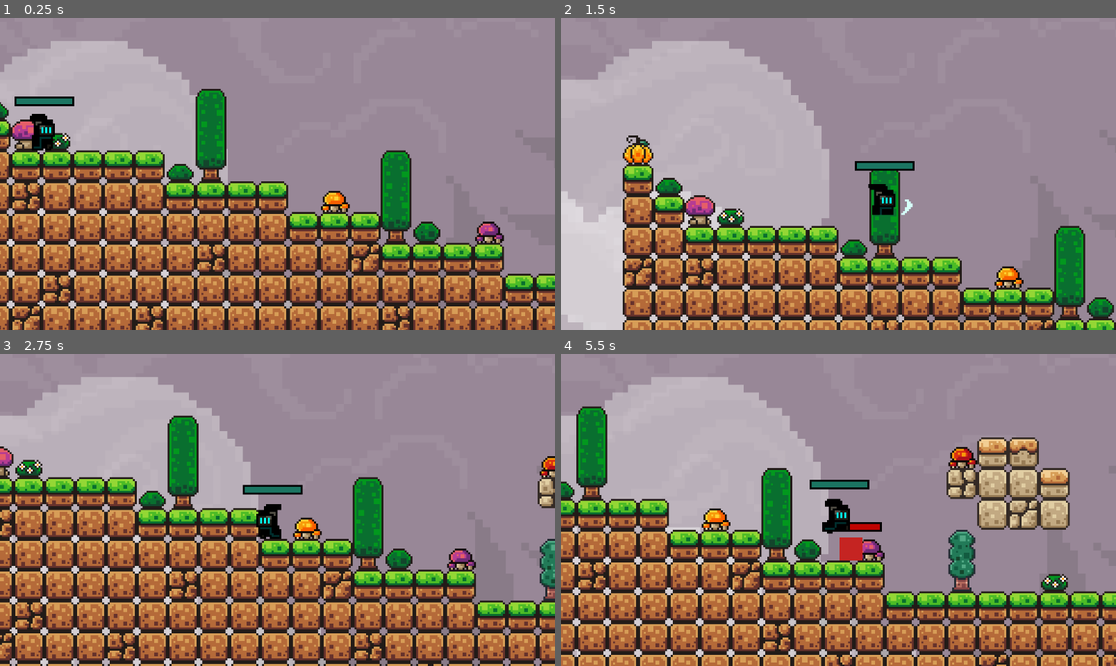
Above: before the commit, frames 1-4 (two rows, left to right).
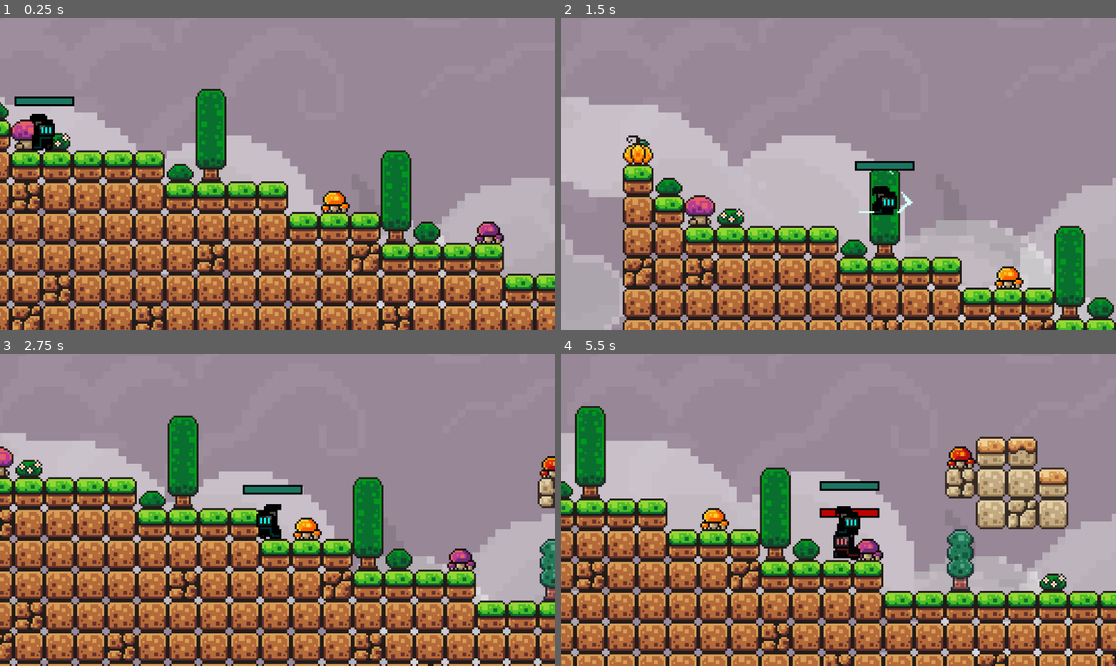
Above: after the commit, the same moments.

Repository: dhyannjh/Phasefall
Game: Godot game, scene res://Scenes/main.tscn
The game is run twice, just before and just after one commit, with the same random seed, the same clock (stepped at 60 frames per second) and the same inputs.
Inputs (mouse positions are in pixels of both pictures, inside the frame that each line leads up to):
- Up to frame 1 (0.25 s): no input
- Up to frame 2 (1.5 s): move the mouse to (960, 158) at 0.52 s; hold D (move_right) from 0.53 s (still down); tap Up (jump) at 0.6, 0.77, 1.07 s; move the mouse to (727, 189) at 1.27 s; click (727, 189) at 1.35 s
- Up to frame 3 (2.75 s): tap Up (jump) at 1.52, 1.55, 1.82, 2.1 s; move the mouse to (333, 441) at 2.02 s; release D (move_right) at 2.03 s; hold Left (move_left) from 2.03 s (still down)
- Up to frame 4 (5.5 s): move the mouse to (810, 572) at 2.77 s; release Left (move_left) at 2.78 s; hold D (move_right) 2.78-4.28 s; click (810, 572) at 2.85 s; tap Up (jump) at 3.02, 3.05, 3.32, 3.6, 3.77, 4.07, 4.52, 4.55, 4.82, 5.1 s; move the mouse to (1005, 556) at 3.52 s; move the mouse to (672, 463) at 4.27 s; hold Left (move_left) 4.28-5.03 s; click (672, 463) at 4.35 s; move the mouse to (866, 510) at 5.02 s; hold D (move_right) from 5.03 s (still down)

The runs differ from the first frame. In frame 1, 15% of the frame differs, in the area x 0-100%, y 7-94%; in frame 2, 25%; in frame 3, 14%; in frame 4, 36%, in the area x 0-100%, y 7-100%.

Commit message:
Added enemy animations and enemy and player arial attack animation. also tweaked cloud postions a bit, 02-05-2026

Diff:
--- a/Scenes/backgroundScenes/back_ground.tscn
+++ b/Scenes/backgroundScenes/back_ground.tscn
@@ -19,6 +19,7 @@
 
 [node name="PLFarthest" type="ParallaxLayer" parent="ParallaxBackground" unique_id=747563972]
 z_index = 1
+position = Vector2(-749, -29)
 motion_scale = Vector2(0.1, 0)
 motion_mirroring = Vector2(1648, 0)
 
@@ -36,7 +37,7 @@
 
 [node name="PLFarthest2" type="ParallaxLayer" parent="ParallaxBackground" unique_id=561457527]
 z_index = 1
-position = Vector2(-381, 213)
+position = Vector2(-1130, 184)
 motion_scale = Vector2(0.1, 0)
 motion_mirroring = Vector2(1648, 0)
 
@@ -54,6 +55,7 @@
 
 [node name="PLMid" type="ParallaxLayer" parent="ParallaxBackground" unique_id=1840582776]
 z_index = 2
+position = Vector2(-749, -29)
 motion_scale = Vector2(0.2, 0)
 motion_mirroring = Vector2(1320, 0)
 
@@ -69,10 +71,3 @@
 [node name="cloud4" parent="ParallaxBackground/PLMid/clouds" unique_id=319313277 instance=ExtResource("4_tebfe")]
 position = Vector2(1253.3333, 16600000)
 scale = Vector2(3.3333328, 100000)
-
-[node name="ColorRect" type="ColorRect" parent="ParallaxBackground/PLMid" unique_id=323987371]
-offset_left = -12.0
-offset_top = 248.0
-offset_right = 580.0
-offset_bottom = 249.0
-color = Color(0, 0, 0, 1)
--- a/Scenes/enemy.tscn
+++ b/Scenes/enemy.tscn
@@ -2,12 +2,243 @@
 
 [ext_resource type="Script" uid="uid://dlog6w20dbesb" path="res://Scripts/enemy/enemy.gd" id="1_hghv2"]
 [ext_resource type="PackedScene" uid="uid://dxsf5wl6qsedl" path="res://Scenes/damage_hitbox.tscn" id="2_1f0kj"]
+[ext_resource type="Texture2D" uid="uid://dyvnhrtx1iqji" path="res://Assets/Player and enemy/EnemySpriteSheet1.png" id="2_287tu"]
+[ext_resource type="Texture2D" uid="uid://b5sabkc6peil4" path="res://Assets/Player and enemy/PlayerAndEnemyBasicAtteck2.png" id="2_0830c"]
 [ext_resource type="Script" uid="uid://di4pqdei5ps6h" path="res://Scripts/enemy/enemy_ai.gd" id="3_afpow"]
 
-[sub_resource type="CanvasTexture" id="CanvasTexture_hghv2"]
-
-[sub_resource type="RectangleShape2D" id="RectangleShape2D_ne65n"]
-size = Vector2(12, 12)
+[sub_resource type="AtlasTexture" id="AtlasTexture_8uf12"]
+atlas = ExtResource("2_0830c")
+region = Rect2(144, 144, 48, 48)
+
+[sub_resource type="AtlasTexture" id="AtlasTexture_po0sg"]
+atlas = ExtResource("2_0830c")
+region = Rect2(96, 144, 48, 48)
+
+[sub_resource type="AtlasTexture" id="AtlasTexture_haro7"]
+atlas = ExtResource("2_0830c")
+region = Rect2(48, 144, 48, 48)
+
+[sub_resource type="AtlasTexture" id="AtlasTexture_56vhr"]
+atlas = ExtResource("2_0830c")
+region = Rect2(0, 144, 48, 48)
+
+[sub_resource type="AtlasTexture" id="AtlasTexture_ta2yt"]
+atlas = ExtResource("2_0830c")
+region = Rect2(144, 48, 48, 48)
+
+[sub_resource type="AtlasTexture" id="AtlasTexture_m4x7e"]
+atlas = ExtResource("2_0830c")
+region = Rect2(96, 48, 48, 48)
+
+[sub_resource type="AtlasTexture" id="AtlasTexture_vt4ob"]
+atlas = ExtResource("2_0830c")
+region = Rect2(48, 48, 48, 48)
+
+[sub_resource type="AtlasTexture" id="AtlasTexture_hgeoe"]
+atlas = ExtResource("2_0830c")
+region = Rect2(0, 48, 48, 48)
+
+[sub_resource type="AtlasTexture" id="AtlasTexture_0830c"]
+atlas = ExtResource("2_287tu")
+region = Rect2(0, 0, 16, 32)
+
+[sub_resource type="AtlasTexture" id="AtlasTexture_ghaa6"]
+atlas = ExtResource("2_287tu")
+region = Rect2(32, 0, 16, 32)
+
+[sub_resource type="AtlasTexture" id="AtlasTexture_1dp5w"]
+atlas = ExtResource("2_287tu")
+region = Rect2(64, 0, 16, 32)
+
+[sub_resource type="AtlasTexture" id="AtlasTexture_auwsv"]
+atlas = ExtResource("2_287tu")
+region = Rect2(96, 0, 16, 32)
+
+[sub_resource type="AtlasTexture" id="AtlasTexture_tk7xo"]
+atlas = ExtResource("2_287tu")
+region = Rect2(192, 160, 16, 32)
+
+[sub_resource type="AtlasTexture" id="AtlasTexture_scl1n"]
+atlas = ExtResource("2_287tu")
+region = Rect2(0, 64, 16, 32)
+
+[sub_resource type="AtlasTexture" id="AtlasTexture_dhkrs"]
+atlas = ExtResource("2_287tu")
+region = Rect2(32, 64, 16, 32)
+
+[sub_resource type="AtlasTexture" id="AtlasTexture_5xdhn"]
+atlas = ExtResource("2_287tu")
+region = Rect2(64, 64, 16, 32)
+
+[sub_resource type="AtlasTexture" id="AtlasTexture_4jyny"]
+atlas = ExtResource("2_287tu")
+region = Rect2(96, 64, 16, 32)
+
+[sub_resource type="AtlasTexture" id="AtlasTexture_vh8xy"]
+atlas = ExtResource("2_287tu")
+region = Rect2(128, 64, 16, 32)
+
+[sub_resource type="AtlasTexture" id="AtlasTexture_qjcj6"]
+atlas = ExtResource("2_287tu")
+region = Rect2(160, 64, 16, 32)
+
+[sub_resource type="AtlasTexture" id="AtlasTexture_4ycey"]
+atlas = ExtResource("2_287tu")
+region = Rect2(192, 64, 16, 32)
+
+[sub_resource type="AtlasTexture" id="AtlasTexture_8cim4"]
+atlas = ExtResource("2_287tu")
+region = Rect2(224, 64, 16, 32)
+
+[sub_resource type="AtlasTexture" id="AtlasTexture_7x82w"]
+atlas = ExtResource("2_287tu")
+region = Rect2(0, 96, 16, 32)
+
+[sub_resource type="AtlasTexture" id="AtlasTexture_iatxd"]
+atlas = ExtResource("2_287tu")
+region = Rect2(32, 96, 16, 32)
+
+[sub_resource type="AtlasTexture" id="AtlasTexture_qqxsh"]
+atlas = ExtResource("2_287tu")
+region = Rect2(64, 96, 16, 32)
+
+[sub_resource type="AtlasTexture" id="AtlasTexture_0whn2"]
+atlas = ExtResource("2_287tu")
+region = Rect2(96, 96, 16, 32)
+
+[sub_resource type="AtlasTexture" id="AtlasTexture_bx1xr"]
+atlas = ExtResource("2_287tu")
+region = Rect2(128, 96, 16, 32)
+
+[sub_resource type="AtlasTexture" id="AtlasTexture_n85mp"]
+atlas = ExtResource("2_287tu")
+region = Rect2(160, 96, 16, 32)
+
+[sub_resource type="AtlasTexture" id="AtlasTexture_nxecp"]
+atlas = ExtResource("2_287tu")
+region = Rect2(192, 96, 16, 32)
+
+[sub_resource type="AtlasTexture" id="AtlasTexture_6jaer"]
+atlas = ExtResource("2_287tu")
+region = Rect2(224, 96, 16, 32)
+
+[sub_resource type="SpriteFrames" id="SpriteFrames_8uf12"]
+animations = [{
+"frames": [{
+"duration": 1.0,
+"texture": SubResource("AtlasTexture_8uf12")
+}, {
+"duration": 1.0,
+"texture": SubResource("AtlasTexture_po0sg")
+}, {
+"duration": 1.0,
+"texture": SubResource("AtlasTexture_haro7")
+}, {
+"duration": 1.0,
+"texture": SubResource("AtlasTexture_56vhr")
+}],
+"loop": false,
+"name": &"basic_attack_arial",
+"speed": 12.0
+}, {
+"frames": [{
+"duration": 1.0,
+"texture": SubResource("AtlasTexture_ta2yt")
+}, {
+"duration": 1.0,
+"texture": SubResource("AtlasTexture_m4x7e")
+}, {
+"duration": 1.0,
+"texture": SubResource("AtlasTexture_vt4ob")
+}, {
+"duration": 1.0,
+"texture": SubResource("AtlasTexture_hgeoe")
+}],
+"loop": false,
+"name": &"basic_attack_grounded",
+"speed": 12.0
+}, {
+"frames": [{
+"duration": 1.0,
+"texture": SubResource("AtlasTexture_0830c")
+}, {
+"duration": 1.0,
+"texture": SubResource("AtlasTexture_ghaa6")
+}, {
+"duration": 1.0,
+"texture": SubResource("AtlasTexture_1dp5w")
+}, {
+"duration": 1.0,
+"texture": SubResource("AtlasTexture_auwsv")
+}],
+"loop": true,
+"name": &"idle",
+"speed": 5.0
+}, {
+"frames": [{
+"duration": 1.0,
+"texture": SubResource("AtlasTexture_tk7xo")
+}],
+"loop": true,
+"name": &"jump",
+"speed": 5.0
+}, {
+"frames": [{
+"duration": 1.0,
+"texture": SubResource("AtlasTexture_scl1n")
+}, {
+"duration": 1.0,
+"texture": SubResource("AtlasTexture_dhkrs")
+}, {
+"duration": 1.0,
+"texture": SubResource("AtlasTexture_5xdhn")
+}, {
+"duration": 1.0,
+"texture": SubResource("AtlasTexture_4jyny")
+}, {
+"duration": 1.0,
+"texture": SubResource("AtlasTexture_vh8xy")
+}, {
+"duration": 1.0,
+"texture": SubResource("AtlasTexture_qjcj6")
+}, {
+"duration": 1.0,
+"texture": SubResource("AtlasTexture_4ycey")
+}, {
+"duration": 1.0,
+"texture": SubResource("AtlasTexture_8cim4")
+}, {
+"duration": 1.0,
+"texture": SubResource("AtlasTexture_7x82w")
+}, {
+"duration": 1.0,
+"texture": SubResource("AtlasTexture_iatxd")
+}, {
+"duration": 1.0,
+"texture": SubResource("AtlasTexture_qqxsh")
+}, {
+"duration": 1.0,
+"texture": SubResource("AtlasTexture_0whn2")
+}, {
+"duration": 1.0,
+"texture": SubResource("AtlasTexture_bx1xr")
+}, {
+"duration": 1.0,
+"texture": SubResource("AtlasTexture_n85mp")
+}, {
+"duration": 1.0,
+"texture": SubResource("AtlasTexture_nxecp")
+}, {
+"duration": 1.0,
+"texture": SubResource("AtlasTexture_6jaer")
+}],
+"loop": true,
+"name": &"run",
+"speed": 8.0
+}]
+
+[sub_resource type="CircleShape2D" id="CircleShape2D_287tu"]
+radius = 6.0
 
 [sub_resource type="CircleShape2D" id="CircleShape2D_1f0kj"]
 
@@ -95,15 +326,17 @@
 z_index = 60
 script = ExtResource("1_hghv2")
 
-[node name="Sprite2D" type="Sprite2D" parent="." unique_id=1320117780]
-modulate = Color(0.7750845, 0.1421251, 0.13709122, 1)
-scale = Vector2(12, 12)
-texture = SubResource("CanvasTexture_hghv2")
+[node name="AnimatedSprite2D" type="AnimatedSprite2D" parent="." unique_id=1954113857]
+position = Vector2(-1, 3)
+sprite_frames = SubResource("SpriteFrames_8uf12")
+animation = &"basic_attack_arial"
 
 [node name="CollisionShape2D" type="CollisionShape2D" parent="." unique_id=660453703]
-shape = SubResource("RectangleShape2D_ne65n")
+visible = false
+shape = SubResource("CircleShape2D_287tu")
 
 [node name="DamageHitbox" parent="." unique_id=2031918002 instance=ExtResource("2_1f0kj")]
+visible = false
 
 [node name="CollisionShape2D" type="CollisionShape2D" parent="DamageHitbox" unique_id=64597967]
 position = Vector2(4, 0)
@@ -139,9 +372,9 @@
 anchor_right = 0.5
 anchor_bottom = 1.0
 offset_left = -15.0
-offset_top = -14.0
+offset_top = -21.0
 offset_right = 16.0
-offset_bottom = -9.0
+offset_bottom = -16.0
 grow_horizontal = 2
 grow_vertical = 0
 theme_override_colors/font_color = Color(1, 0, 0.019607844, 1)
--- a/Scenes/phase_runner.tscn
+++ b/Scenes/phase_runner.tscn
@@ -1,9 +1,25 @@
 [gd_scene format=3 uid="uid://dy1y2mvrejx12"]
 
 [ext_resource type="Script" uid="uid://db33h8bsqu6qj" path="res://Scripts/phase_runner.gd" id="1_ivtyo"]
-[ext_resource type="Texture2D" uid="uid://cx4cttdeeamwt" path="res://Assets/Player/PhaseRunner1.2.png" id="2_ivtyo"]
-[ext_resource type="Texture2D" uid="uid://b5sabkc6peil4" path="res://Assets/vfx/PlayerAndEnemyBasicAtteck2.png" id="2_wu35f"]
+[ext_resource type="Texture2D" uid="uid://cx4cttdeeamwt" path="res://Assets/Player and enemy/PhaseRunner1.2.png" id="2_ivtyo"]
+[ext_resource type="Texture2D" uid="uid://b5sabkc6peil4" path="res://Assets/Player and enemy/PlayerAndEnemyBasicAtteck2.png" id="2_wu35f"]
 [ext_resource type="PackedScene" uid="uid://dxsf5wl6qsedl" path="res://Scenes/damage_hitbox.tscn" id="3_a1c02"]
+
+[sub_resource type="AtlasTexture" id="AtlasTexture_vyurd"]
+atlas = ExtResource("2_wu35f")
+region = Rect2(144, 96, 48, 48)
+
+[sub_resource type="AtlasTexture" id="AtlasTexture_8edrj"]
+atlas = ExtResource("2_wu35f")
+region = Rect2(96, 96, 48, 48)
+
+[sub_resource type="AtlasTexture" id="AtlasTexture_relqi"]
+atlas = ExtResource("2_wu35f")
+region = Rect2(48, 96, 48, 48)
+
+[sub_resource type="AtlasTexture" id="AtlasTexture_wu35f"]
+atlas = ExtResource("2_wu35f")
+region = Rect2(0, 96, 48, 48)
 
 [sub_resource type="AtlasTexture" id="AtlasTexture_l5gny"]
 atlas = ExtResource("2_wu35f")
@@ -109,6 +125,23 @@
 animations = [{
 "frames": [{
 "duration": 1.0,
+"texture": SubResource("AtlasTexture_vyurd")
+}, {
+"duration": 1.0,
+"texture": SubResource("AtlasTexture_8edrj")
+}, {
+"duration": 1.0,
+"texture": SubResource("AtlasTexture_relqi")
+}, {
+"duration": 1.0,
+"texture": SubResource("AtlasTexture_wu35f")
+}],
+"loop": false,
+"name": &"basic_attack_arial",
+"speed": 12.0
+}, {
+"frames": [{
+"duration": 1.0,
 "texture": SubResource("AtlasTexture_l5gny")
 }, {
 "duration": 1.0,
@@ -121,7 +154,7 @@
 "texture": SubResource("AtlasTexture_lhmmk")
 }],
 "loop": false,
-"name": &"basic_attack",
+"name": &"basic_attack_grounded",
 "speed": 12.0
 }, {
 "frames": [{
@@ -271,9 +304,7 @@
 [node name="AnimatedSprite2D" type="AnimatedSprite2D" parent="." unique_id=1389407104]
 position = Vector2(-1, 3)
 sprite_frames = SubResource("SpriteFrames_acx3n")
-animation = &"basic_attack"
-frame = 2
-frame_progress = 0.14539817
+animation = &"idle"
 
 [node name="CollisionShape2D" type="CollisionShape2D" parent="." unique_id=1325752876]
 visible = false
--- a/Scripts/enemy/enemy.gd
+++ b/Scripts/enemy/enemy.gd
@@ -19,6 +19,7 @@
 # --- ATTACK ---
 @export var attack_cooldown := 0.2
 @export var knockback_value := Vector2i(300, -200)
+@export var animation_offeset_BA := Vector2i(1, -5)
 
 # --- HITBOX ---
 @onready var damage_hitbox: Area2D = $DamageHitbox
@@ -35,6 +36,7 @@
 # --- OTHER NODES ---
 @onready var ai: Node = $AI
 @onready var hp_bar: ProgressBar = $HPBar
+@onready var animated_sprite: AnimatedSprite2D = $AnimatedSprite2D
 
 var burst_scene = preload("res://Scenes/vfx/attack_burst_1.tscn")
 
@@ -42,6 +44,7 @@
 var base_velocity = Vector2.ZERO
 var knockback_vel = Vector2.ZERO
 var can_attack = true
+var is_attacking = false
 
 # --- HITBOX SETTINGS ---
 var hitbox_offset := 0
@@ -69,7 +72,8 @@
 func _physics_process(delta: float) -> void:
 	apply_gravity(delta)
 	handle_movement(delta)
-	handle_actions()
+	handle_animations(move_input)
+	handle_actions(move_input)
 	apply_knockback(delta)
 	update_velocity()
 	move_and_slide()
@@ -114,12 +118,43 @@
 
 
 # =========================
+# ANIMATIONS
+# =========================
+func handle_animations(dir):
+
+	if is_attacking:
+		return
+
+	animated_sprite.offset = Vector2i.ZERO
+	if not is_on_floor():
+		animated_sprite.play("jump")
+	elif abs(base_velocity.x) > 5:
+		animated_sprite.play("run")
+	else:
+		animated_sprite.play("idle")
+
+	# Flip
+	if dir < 0:
+		animated_sprite.flip_h = true
+	elif dir > 0:
+		animated_sprite.flip_h = false
+
+
+# =========================
 # ACTIONS
 # =========================
-func handle_actions():
+func handle_actions(dir):
 	if attack_requested:
+		is_attacking = true
+		animated_sprite.offset = animation_offeset_BA * Vector2i(dir, 1)
+		if is_on_floor():
+			animated_sprite.play("basic_attack_grounded")
+		else:
+			animated_sprite.play("basic_attack_arial")
 		attack()
 		attack_requested = false
+		await animated_sprite.animation_finished
+		is_attacking = false
 
 
 func attack():
@@ -145,7 +180,7 @@
 	# WINDUP
 	can_attack = false
 	await get_tree().create_timer(0.1).timeout
-	hitbox_shape.visible = true
+	#hitbox_shape.visible = true
 
 	# ATTACK
 	damage_hitbox.activate()
@@ -154,7 +189,7 @@
 
 	# COOLDOWN
 	await get_tree().create_timer(attack_cooldown).timeout
-	hitbox_shape.visible = false
+	#hitbox_shape.visible = false
 	can_attack = true
 
 
--- a/Scripts/phase_runner.gd
+++ b/Scripts/phase_runner.gd
@@ -167,7 +167,10 @@
 func handle_attack(dir):
 	if attack_pressed and can_attack:
 		animated_sprite.offset = animation_offeset_BA * Vector2i(dir, 1)
-		animated_sprite.play("basic_attack")
+		if is_on_floor():
+			animated_sprite.play("basic_attack_grounded")
+		else:
+			animated_sprite.play("basic_attack_arial")
 		is_attacking = true
 		attack()
 		await animated_sprite.animation_finished
Binary file added: Assets/Player and enemy/EnemySpriteSheet1.png
Not shown, added: Assets/Player and enemy/EnemySpriteSheet1.png.import
Renamed: Assets/Player/PhaseRunner1.2.png -> Assets/Player and enemy/PhaseRunner1.2.png
Not shown, changed: Assets/Player and enemy/PhaseRunner1.2.png.import
Renamed: Assets/vfx/PlayerAndEnemyBasicAtteck2.png -> Assets/Player and enemy/PlayerAndEnemyBasicAtteck2.png
Not shown, changed: Assets/Player and enemy/PlayerAndEnemyBasicAtteck2.png.import
